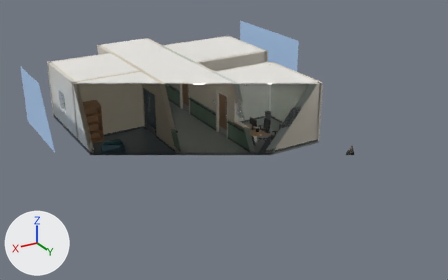
What one commit did to the Blender file assets/blender/clinical/FW_Chapter1_ClinicalWing.blend.
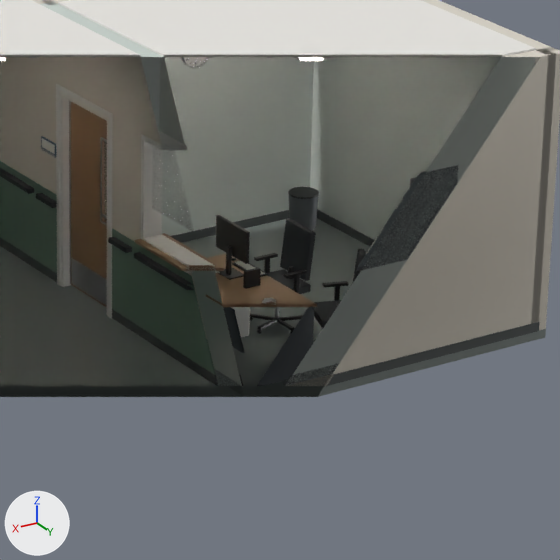
There are two pictures of each version: one whole from a 50 mm camera at (13.42, 33.86, 12.12) aimed at (-0.54, 10.58, 0.49), one close up on the part from 46% to 72% of the width and 26% to 68% of the height. The lights are fixed; the arrows at lower left show +X, +Y and +Z. The last two pictures show the newer version. Everything nearer to the camera than a plane just in front of the edit is cut away.

The first close-up shows 'DOOR_Interior_Single_1000_Frame.001', 'DOOR_Interior_Single_1000_Leaf.001', 'ENV_ClinicalCorridor_20m_Architecture', 'ENV_ClinicalCorridor_20m_Ceiling', 'ENV_NursingStation_Architecture', 'ENV_NursingStation_Ceiling', 'ENV_NursingStation_Posts', 'PROP_Bin_Waste_Mesh.001', 'PROP_Chair_Office_Mesh.001', 'PROP_Desk_Clinical_Mesh.001', 'PROP_NoticeBoard_Mesh', 'PROP_Terminal_EHR_Mesh.001' and 5 more.
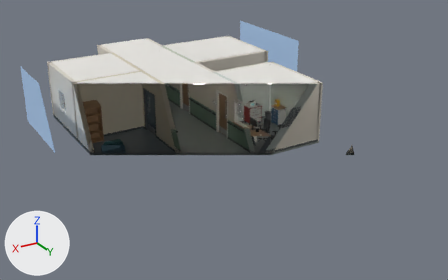
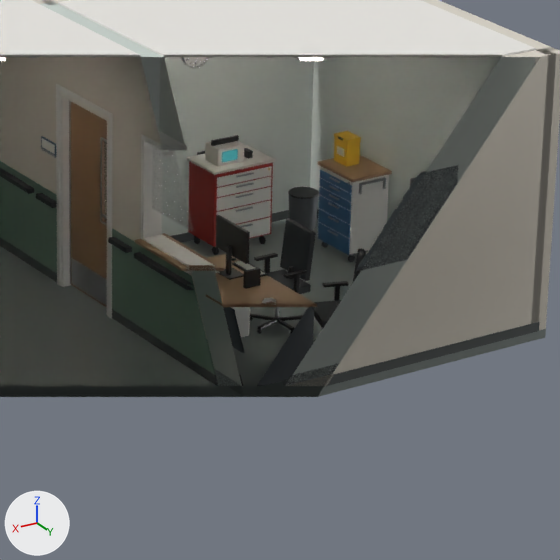
Where the change shows, as pixel boxes (x1, y1, x2, y2) in the close-ups (560 x 560 px):
'PROP_Cart_Crash_Resus_Mesh', added
    after: (187, 135, 276, 255)
    faces in mat_m_steel_painted_white (light grey #e3e3de): (216, 166, 272, 238)
    faces in mat_m_safety_red (red #a3221b): (188, 161, 273, 247)
    faces in mat_m_plastic_offwhite (light grey #dad7cf): (187, 141, 276, 175)
    faces in mat_m_plastic_black (black #141516): (197, 135, 253, 159)
    faces in mat_m_steel_brushed (grey #a7aaad): (215, 172, 254, 247)
'PROP_Cart_Medication_Mesh', added
    after: (318, 155, 392, 262)
    faces in mat_m_steel_painted_white (light grey #e3e3de): (318, 166, 389, 254)
    faces in mat_m_plastic_medcart_blue (blue #3d6a93): (318, 170, 352, 255)
    faces in mat_m_wood_laminate_desk (brown #a68462): (318, 155, 392, 182)
    faces in mat_m_steel_brushed (grey #a7aaad): (327, 177, 386, 256)
'PROP_Bin_Sharps_Mesh', added
    after: (334, 131, 361, 167)
    faces in mat_m_plastic_sharps_yellow (yellow #e3b81e): (334, 131, 361, 167)
'PROP_Cart_Crash_Resus_DefibScreen', added
    after: (222, 149, 238, 162)

Patch to the scene script:
```diff
--- a/assets/blender/clinical/FW_Chapter1_ClinicalWing.blend.py
+++ b/assets/blender/clinical/FW_Chapter1_ClinicalWing.blend.py
@@ ob_prop_cart_crash_resus_defibscreen @@
+ob_prop_cart_crash_resus_defibscreen = bpy.data.objects.new('PROP_Cart_Crash_Resus_DefibScreen', me_prop_cart_crash_resus_defibscreen)  # a box spanning x -0.22..-0.02, y -0.154..-0.15, z 1.05..1.17; in mat_m_emissive_screen (dark cyan #1e3b3e, glowing dark cyan #2e6f73)
+ob_prop_cart_crash_resus_defibscreen.parent = ob_ns_crashtrolley
+ob_prop_cart_crash_resus_defibscreen.location = (0.0, 0.0, 0.0)
@@ ob_ns_crashtrolley @@
+ob_ns_crashtrolley = bpy.data.objects.new('NS_CrashTrolley', None)
+ob_ns_crashtrolley.parent = ob_env_nursingstation
+ob_ns_crashtrolley.location = (-3.6, 8.42, 0.0)
+ob_ns_crashtrolley.rotation_euler = (0.0, 0.0, 3.142)  # degrees (0, 0, 180)
@@ ob_prop_cart_crash_resus_mesh @@
+ob_prop_cart_crash_resus_mesh = bpy.data.objects.new('PROP_Cart_Crash_Resus_Mesh', me_prop_cart_crash_resus_mesh)  # 324 vertices, 218 faces; spans x -0.4..0.545, y -0.29..0.305, z 0.0..1.27; in mat_m_safety_red (red #a3221b), mat_m_plastic_offwhite (light grey #dad7cf), mat_m_steel_painted_white (light grey #e3e3de), mat_m_steel_brushed (grey #a7aaad), mat_m_plastic_sharps_yellow (yellow #e3b81e), mat_m_plastic_black (black #141516), mat_m_rubber_dark (dark grey #2b2e30); modifiers BEVEL
+ob_prop_cart_crash_resus_mesh.parent = ob_ns_crashtrolley
+ob_prop_cart_crash_resus_mesh.location = (0.0, 0.0, 0.0)
@@ ob_prop_bin_sharps_mesh @@
+ob_prop_bin_sharps_mesh = bpy.data.objects.new('PROP_Bin_Sharps_Mesh', me_prop_bin_sharps_mesh)  # a box spanning x -0.12..0.12, y -0.085..0.085, z 0.0..0.26, material slot 0; a box spanning x -0.125..0.125, y -0.09..0.09, z 0.26..0.31, material slot 0; a box spanning x -0.04..0.04, y -0.095..-0.085, z 0.278..0.302, material slot 1; a box spanning x -0.07..0.07, y -0.087..-0.085, z 0.095..0.185, material slot 2; in mat_m_plastic_sharps_yellow (yellow #e3b81e), mat_m_plastic_black (black #141516), mat_m_paper (white #eeebe2); modifiers BEVEL
+ob_prop_bin_sharps_mesh.parent = ob_ns_sharpsbin
+ob_prop_bin_sharps_mesh.location = (0.0, 0.0, 0.0)
@@ ob_ns_sharpsbin @@
+ob_ns_sharpsbin = bpy.data.objects.new('NS_SharpsBin', None)
+ob_ns_sharpsbin.parent = ob_env_nursingstation
+ob_ns_sharpsbin.location = (-4.63, 9.15, 1.0)
+ob_ns_sharpsbin.rotation_euler = (0.0, 0.0, 1.571)  # degrees (0, 0, 90)
@@ ob_prop_cart_medication_mesh @@
+ob_prop_cart_medication_mesh = bpy.data.objects.new('PROP_Cart_Medication_Mesh', me_prop_cart_medication_mesh)  # 316 vertices, 218 faces; spans x -0.352..0.352, y -0.27..0.26, z 0.0..1.0; in mat_m_steel_painted_white (light grey #e3e3de), mat_m_wood_laminate_desk (brown #a68462), mat_m_plastic_medcart_blue (blue #3d6a93), mat_m_steel_brushed (grey #a7aaad), mat_m_paper (white #eeebe2), mat_m_rubber_dark (dark grey #2b2e30); modifiers BEVEL
+ob_prop_cart_medication_mesh.parent = ob_ns_medicationcart
+ob_prop_cart_medication_mesh.location = (0.0, 0.0, 0.0)
@@ ob_ns_medicationcart @@
+ob_ns_medicationcart = bpy.data.objects.new('NS_MedicationCart', None)
+ob_ns_medicationcart.parent = ob_env_nursingstation
+ob_ns_medicationcart.location = (-4.63, 9.3, 0.0)
+ob_ns_medicationcart.rotation_euler = (0.0, 0.0, 1.571)  # degrees (0, 0, 90)
```
